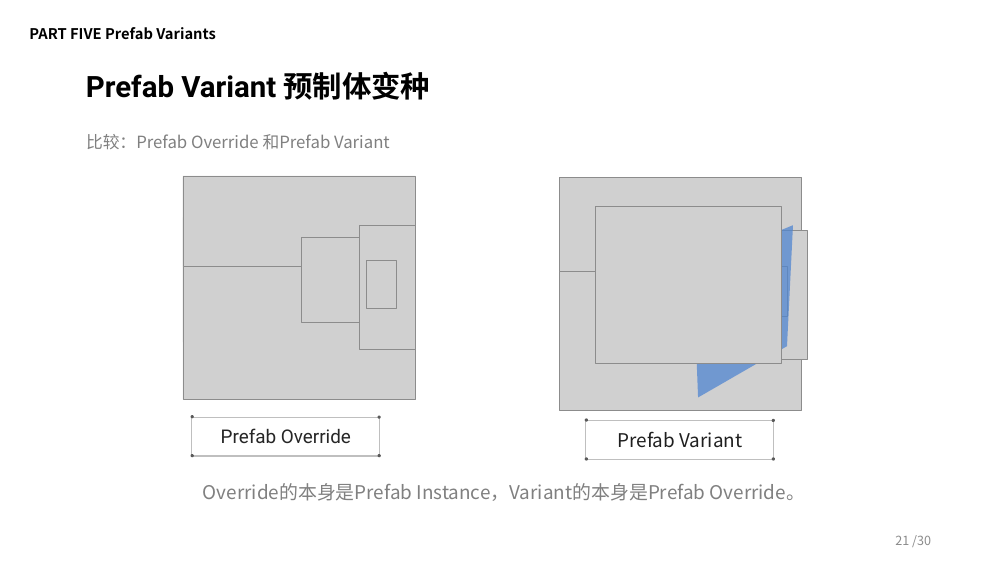
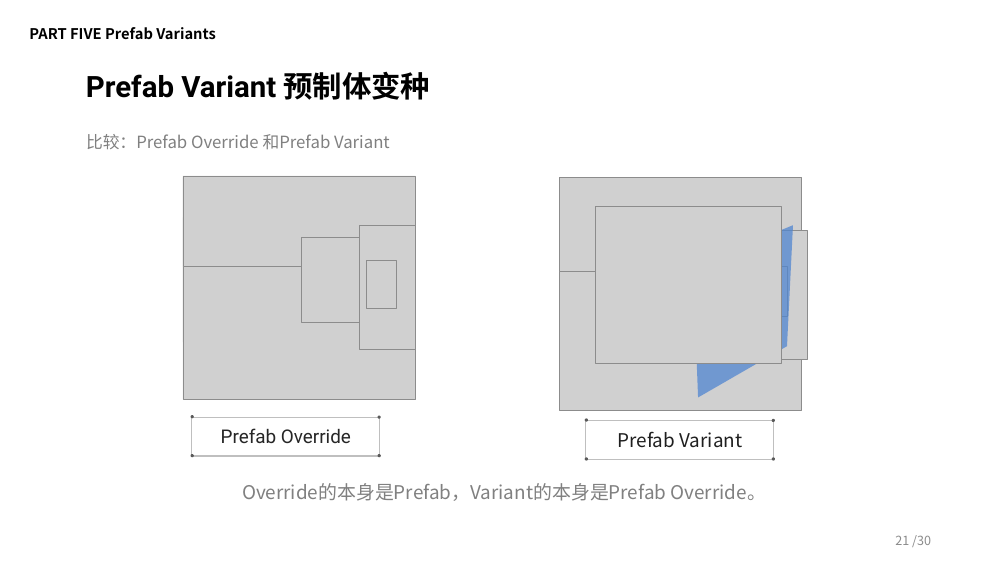
Before and after one commit to BingbingXu/NestedPrefab_Demos, a slide deck: slide 21 of Unity全新Prefab预制体系统.pptx. Drawn at 1008x567 pixels with LibreOffice and Linux fonts; fonts in the diff are those of the drawing; grey boxes stand for pictures; background and template pictures are left out. Boxes give left, top, right and bottom in pixels: in the first picture for what was removed or moved away, otherwise in the second. Text is boxed around its words. In the diff, an @@ line names an element or a change of style, - is before the commit and + after.

```diff
--- a/Unity全新Prefab预制体系统.pptx
+++ b/Unity全新Prefab预制体系统.pptx
@@ text at (242, 483, 766, 501): text changed @@
-Override的本身是Prefab Instance，Variant的本身是Prefab Override。
+Override的本身是Prefab，Variant的本身是Prefab Override。
```
Also in this commit, not shown: 1 other slide changed, 6 other files.
